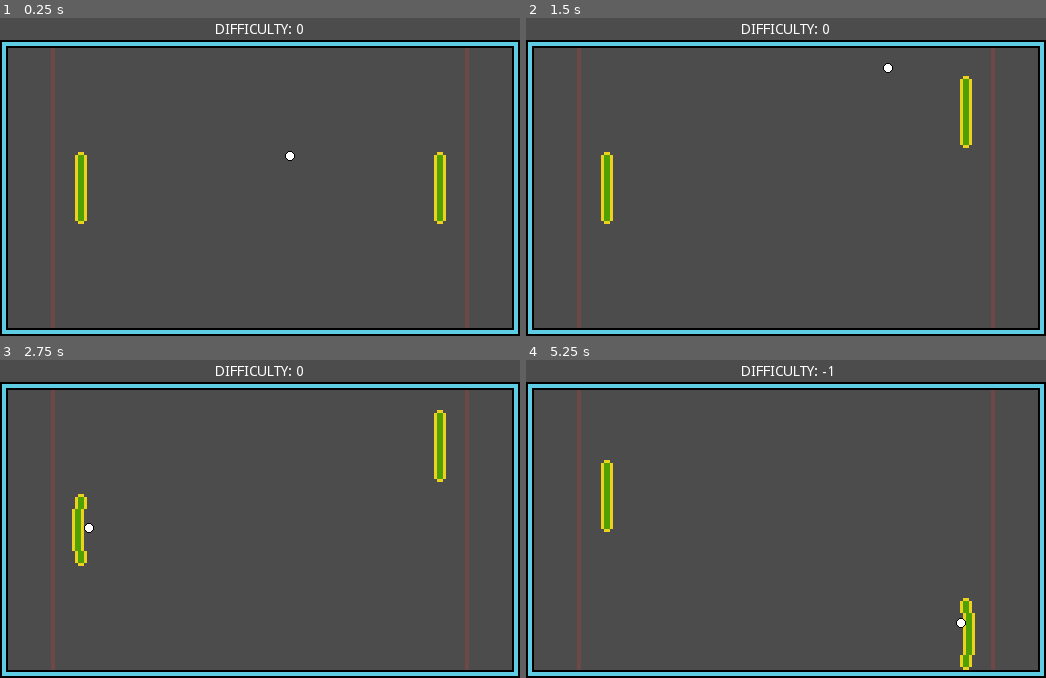
Above: before the commit, frames 1-4 (two rows, left to right).
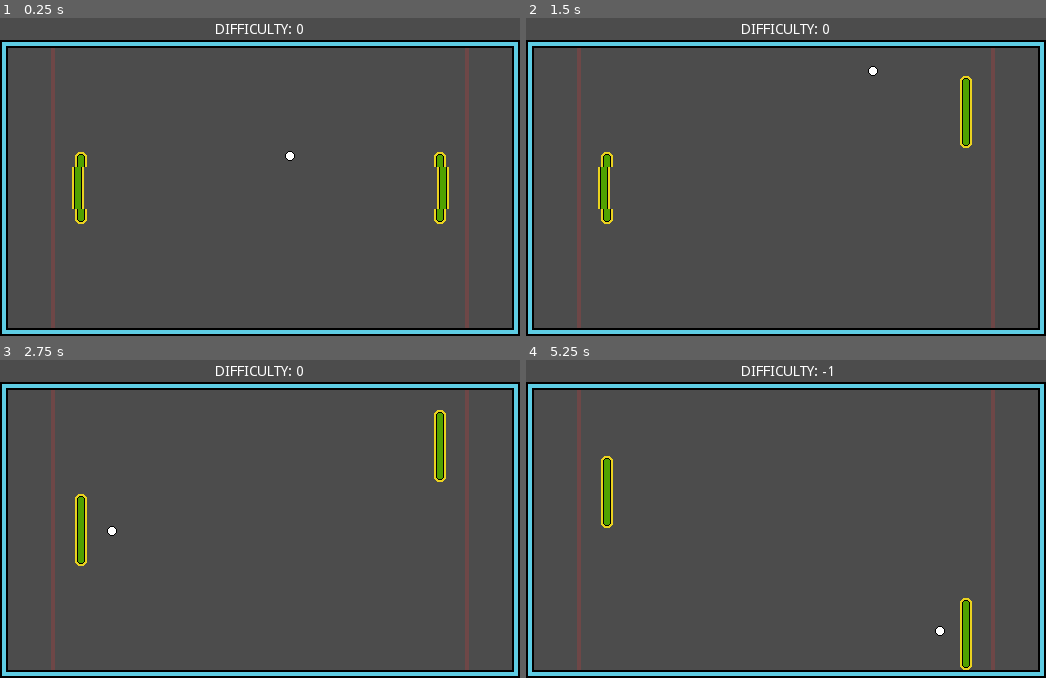
Above: after the commit, the same moments.

Repository: tkshehan/_pong
Game: Godot game, scene res://Game/Game.tscn
Same seed, same stepped clock (60 frames per second), same inputs: the game is played once before the commit and once after it.
Inputs:
- Up to frame 1 (0.25 s): no input
- Up to frame 2 (1.5 s): hold Up (move_up) 0.53-1.28 s; hold Down (move_down) from 1.28 s (still down)
- Up to frame 3 (2.75 s): release Down (move_down) at 2.03 s; hold Up (move_up) from 2.03 s (still down)
- Up to frame 4 (5.25 s): release Up (move_up) at 3.53 s; hold Down (move_down) from 3.53 s (still down)

The runs differ from the first frame. In frame 1, 0.7% of the frame differs, in the area x 13-87%, y 42-65%; in frame 2, 0.5%; in frame 3, 0.5%; in frame 4, 0.6%.

Commit message:
redrew paddle sprite and collision boxes

Diff:
--- a/Game/Actors/Paddle.tscn
+++ b/Game/Actors/Paddle.tscn
@@ -4,7 +4,7 @@
 [ext_resource path="res://Game/Actors/Paddle.gd" type="Script" id=2]
 
 [sub_resource type="RectangleShape2D" id=1]
-extents = Vector2( 3.98806, 24.6281 )
+extents = Vector2( 6, 23 )
 
 [node name="Paddle" type="KinematicBody2D"]
 collision_layer = 2
@@ -12,13 +12,9 @@
 script = ExtResource( 2 )
 
 [node name="Sprite" type="Sprite" parent="."]
-scale = Vector2( 3, 3 )
 texture = ExtResource( 1 )
 hframes = 2
-
-[node name="CollisionShape2D" type="CollisionPolygon2D" parent="."]
-position = Vector2( 0, -0.270811 )
-polygon = PoolVector2Array( -5.9522, -24.5467, -5.952, -35.944, 6.171, -35.944, 6.171, 36.062, -5.952, 36.062, -5.95219, 25.2382, 2.19, 25.238, 2.19, -24.547 )
+frame = 1
 
 [node name="PaddleCenter" type="Area2D" parent="."]
 gravity = 0.0
@@ -28,8 +24,9 @@
 collision_mask = 4
 
 [node name="CollisionShape2D" type="CollisionShape2D" parent="PaddleCenter"]
-position = Vector2( -0.433865, 0.0626736 )
-scale = Vector2( 1, 1.2 )
 shape = SubResource( 1 )
+
+[node name="CollisionPolygon2D" type="CollisionPolygon2D" parent="."]
+polygon = PoolVector2Array( 6, 33, 6, -33, 3, -36, -3, -36, -6, -33, -6, -21, -1, -21, -1, 21, -6, 21, -6, 33, -3, 36, 3, 36 )
 [connection signal="body_entered" from="PaddleCenter" to="." method="_on_PaddleCenter_body_entered"]
 [connection signal="body_exited" from="PaddleCenter" to="." method="_on_PaddleCenter_body_exited"]
--- a/Game/Game.tscn
+++ b/Game/Game.tscn
@@ -199,6 +199,5 @@
 uppercase = true
 
 [node name="PauseMenu" parent="." instance=ExtResource( 5 )]
-visible = true
 [connection signal="goal" from="Goal_L/Net_L" to="." method="_on_Net_L_goal"]
 [connection signal="goal" from="Goal_R/Net_R" to="." method="_on_Net_R_goal"]
--- a/project.godot
+++ b/project.godot
@@ -41,11 +41,13 @@
 move_up={
 "deadzone": 0.5,
 "events": [ Object(InputEventKey,"resource_local_to_scene":false,"resource_name":"","device":0,"alt":false,"shift":false,"control":false,"meta":false,"command":false,"pressed":false,"scancode":16777232,"unicode":0,"echo":false,"script":null)
+, Object(InputEventKey,"resource_local_to_scene":false,"resource_name":"","device":0,"alt":false,"shift":false,"control":false,"meta":false,"command":false,"pressed":false,"scancode":87,"unicode":0,"echo":false,"script":null)
  ]
 }
 move_down={
 "deadzone": 0.5,
 "events": [ Object(InputEventKey,"resource_local_to_scene":false,"resource_name":"","device":0,"alt":false,"shift":false,"control":false,"meta":false,"command":false,"pressed":false,"scancode":16777234,"unicode":0,"echo":false,"script":null)
+, Object(InputEventKey,"resource_local_to_scene":false,"resource_name":"","device":0,"alt":false,"shift":false,"control":false,"meta":false,"command":false,"pressed":false,"scancode":83,"unicode":0,"echo":false,"script":null)
  ]
 }
 pause={
Binary file changed: assets/paddle.png
Not shown, changed: README.md
